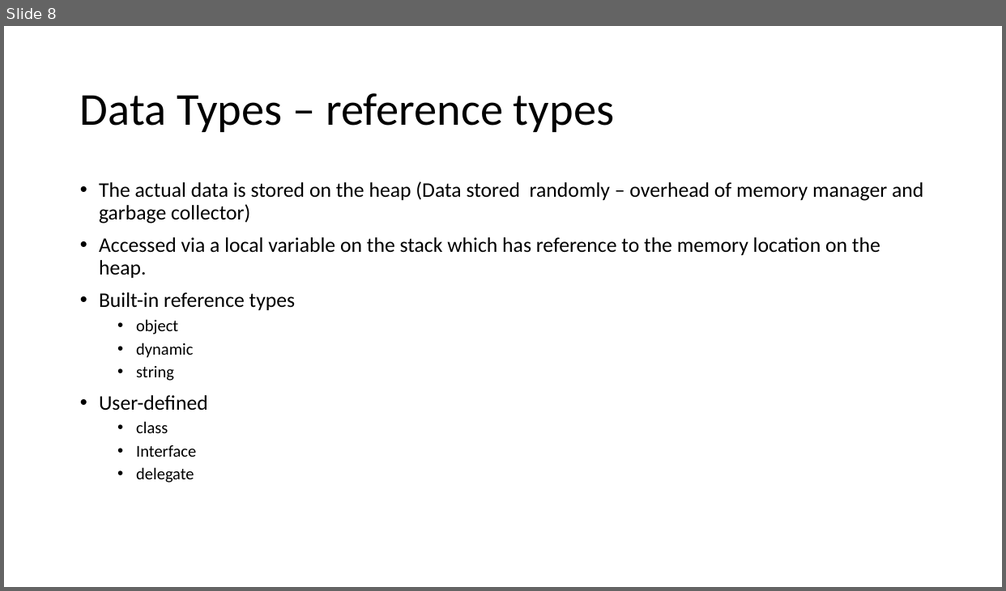
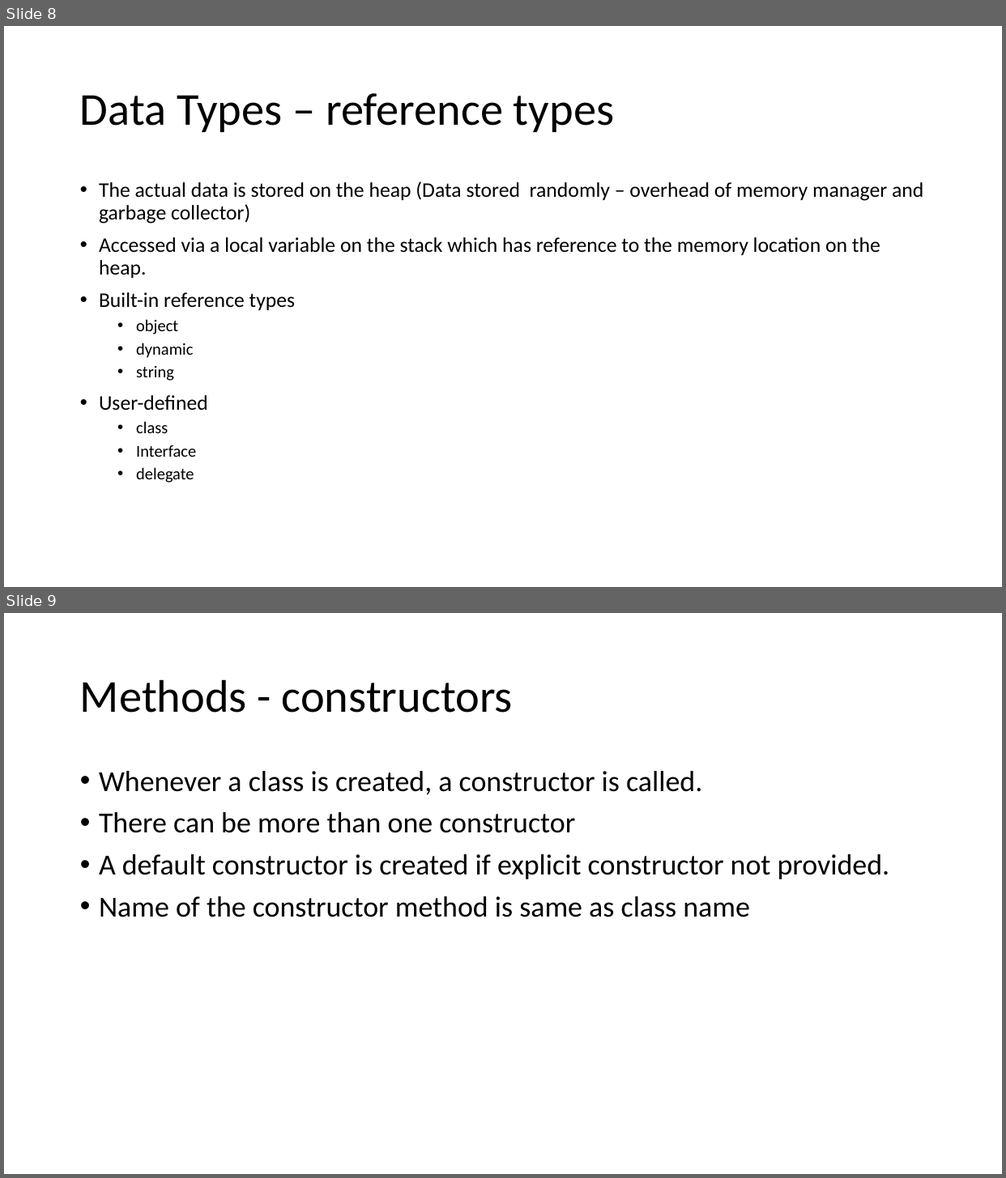
Before and after one commit to gavinhickford/Projects, a slide deck: Mentoring/Mentoring.pptx. Shown one above the other, each under a label of ours: slide 8 before the commit, slides 8 and 9 after it. The pictures are 1006x591 and 1006x1178 pixels, drawn with LibreOffice and Linux fonts; fonts in the diff are those of the drawing. Boxes give left, top, right and bottom in pixels: in the first picture for what was removed or moved away, otherwise in the second. Text is boxed around its words. In the diff, an @@ line names an element or a change of style, - is before the commit and + after.

```diff
--- a/Mentoring/Mentoring.pptx
+++ b/Mentoring/Mentoring.pptx
@@ slide 9 added at [4, 613, 1002, 1174], background #FFFFFF @@
@@ title added at [80, 679, 513, 713], 44 pt, text #000000 @@
+Methods - constructors
@@ text added at [99, 771, 890, 918], 28 pt, text #000000 @@
+• Whenever a class is created, a constructor is called.
+• There can be more than one constructor
+• A default constructor is created if explicit constructor not provided.
+• Name of the constructor method is same as class name
```
Also in this commit, not shown: 1 slide changed, 4 other slides added.
